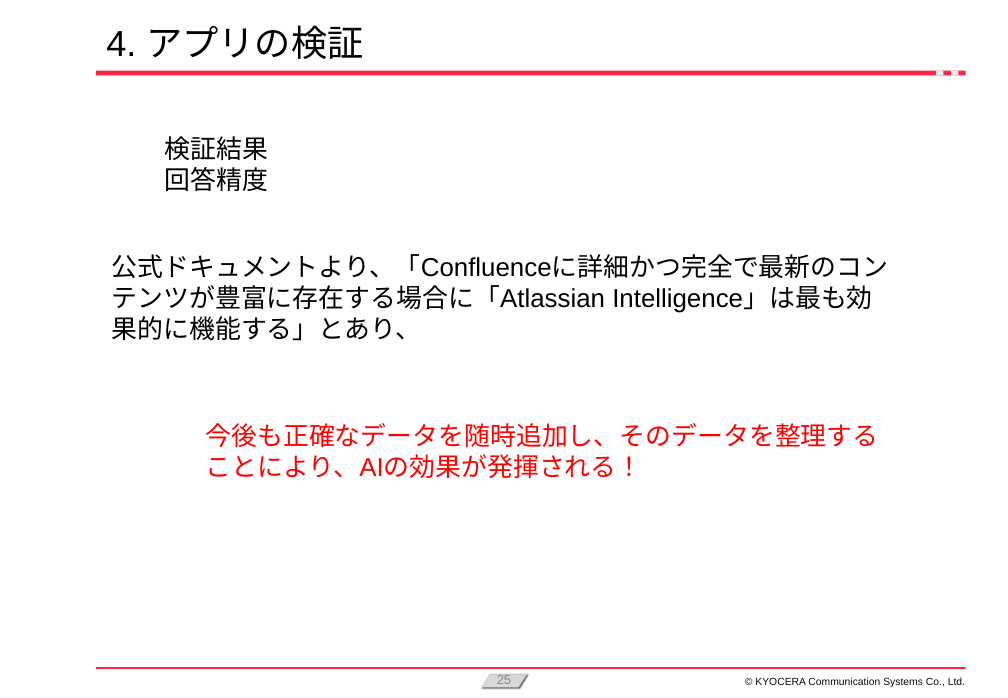
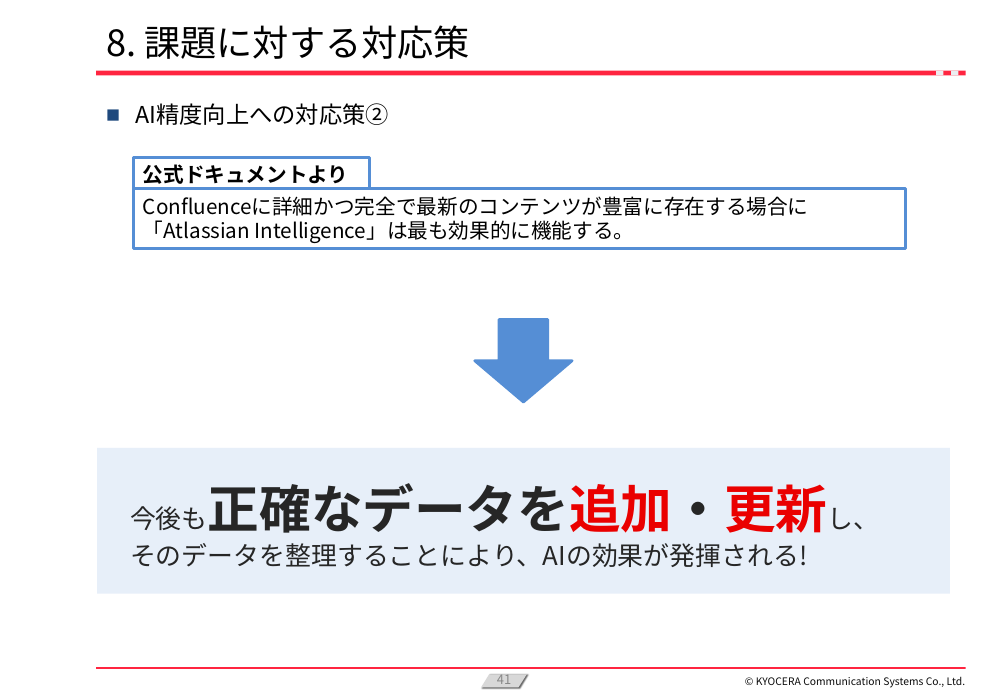
Before and after one commit to KanataOsako/SCSA, a slide deck: slide 41 of src/研究レポート/業務改善【大迫かなた】2024年予選会資料.pptx (slide 25 before the commit). Drawn at 1008x698 pixels with LibreOffice and Linux fonts; fonts in the diff are those of the drawing; background and template pictures are left out. Boxes give left, top, right and bottom in pixels: in the first picture for what was removed or moved away, otherwise in the second. Text is boxed around its words. In the diff, an @@ line names an element or a change of style, - is before the commit and + after.

```diff
--- a/src/研究レポート/業務改善【大迫かなた】2024年予選会資料.pptx
+++ b/src/研究レポート/業務改善【大迫かなた】2024年予選会資料.pptx
@@ title at [106,25,470,59]: text changed; font Arial to Noto Sans CJK JP @@
-4. アプリの検証
+8. 課題に対する対応策
@@ text added at [135,103,389,125], 18 pt, text #000000 @@
+■ AI精度向上への対応策②
@@ text removed at [165,136,269,191] @@
-検証結果
-回答精度
@@ rectangle added at [134,157,370,192], outline #558ED5 2.25 pt, 16 pt, text #000000, bold @@
+公式ドキュメントより
@@ rectangle added at [134,189,906,249], fill #FFFFFF, outline #558ED5 2.25 pt, 16 pt, text #000000 @@
+Confluenceに詳細かつ完全で最新のコンテンツが豊富に存在する場合に「Atlassian Intelligence」は最も効果的に機能する。
@@ text removed at [112,254,889,341] @@
-公式ドキュメントより、「Confluenceに詳細かつ完全で最新のコンテンツが豊富に存在する場合に「Atlassian Intelligence」は最も効果的に機能する」とあり、
@@ down arrow added at [475,319,572,402], fill #558ED5, outline #558ED5 2 pt @@
@@ rectangle "今後も正確なデータを追加・更新し、": place and size @@
-rectangle "今後も正確なデータを追加・更新し、" at [206,423,879,478]
+rectangle "今後も正確なデータを追加・更新し、" at [97,448,950,594]
@@ rectangle "今後も正確なデータを追加・更新し、" at [97,448,950,594]: fill none to #E7EFF9 @@
@@ text in rectangle at [130,483,879,567]: text changed; font Arial to Noto Sans CJK JP; text colour #FF0000 to #262626 @@
-今後も正確なデータを随時追加し、そのデータを整理することにより、AIの効果が発揮される！
+今後も正確なデータを追加・更新し、
+そのデータを整理することにより、AIの効果が発揮される!
@@ page number at [497,674,511,689]: text changed; font Arial to Noto Sans CJK JP @@
-25
+41
@@ text "© KYOCERA Communication Systems Co., ..." at [756,677,965,688]: font Arial to Noto Sans CJK JP @@
```
Also in this commit, not shown: 22 other slides changed, 23 slides added, 6 slides removed, 2 other files.
